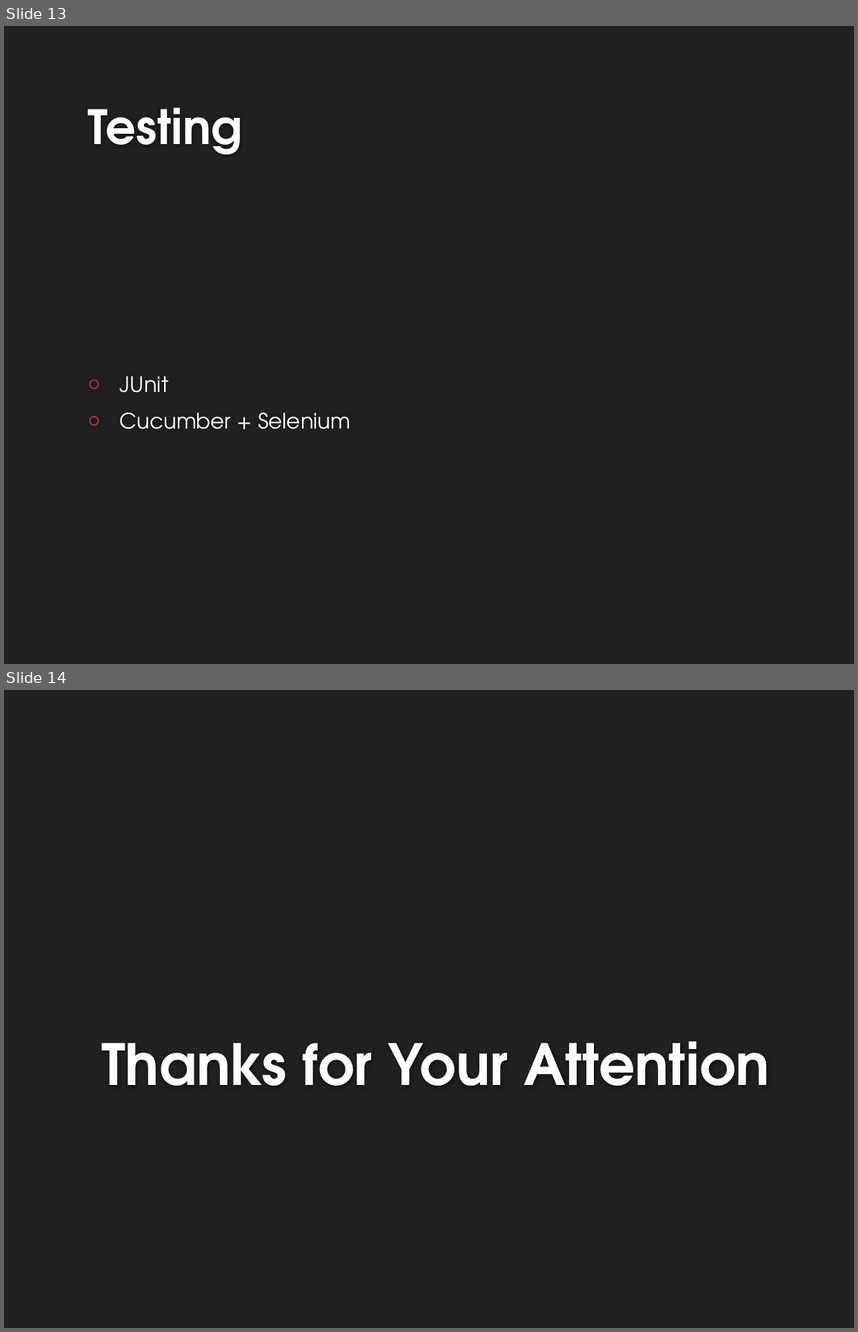
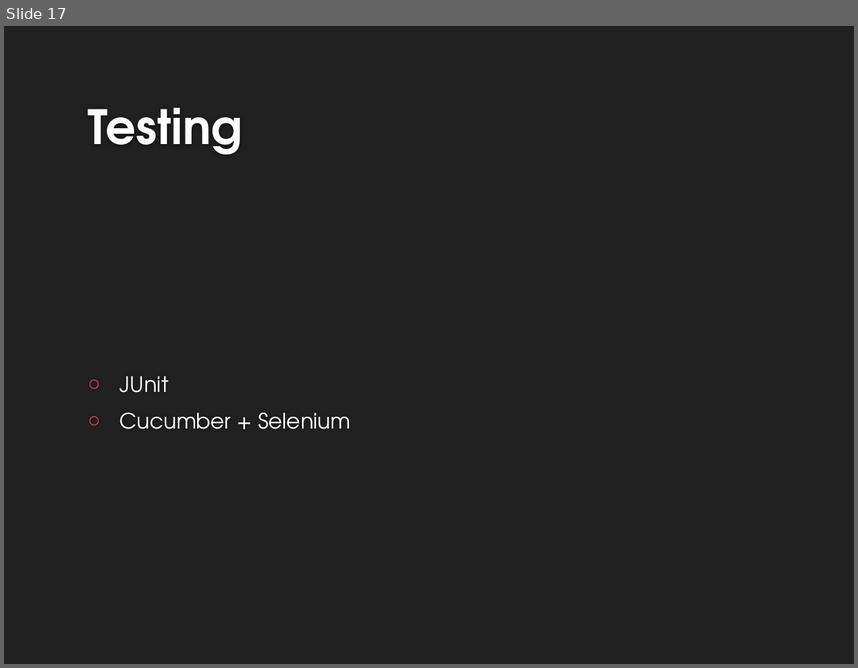
Before and after one commit to Kathamii/TINF15B4MCJI, a slide deck: docs/MidTermSE.pptx. Shown one above the other, each under a label of ours: slides 13 and 14 before the commit, slide 17 after it. The pictures are 858x1332 and 858x668 pixels, drawn with LibreOffice and Linux fonts; fonts in the diff are those of the drawing; background and template pictures are left out. Boxes give left, top, right and bottom in pixels: in the first picture for what was removed or moved away, otherwise in the second. Text is boxed around its words. In the diff, an @@ line names an element or a change of style, - is before the commit and + after.

```diff
--- a/docs/MidTermSE.pptx
+++ b/docs/MidTermSE.pptx
@@ slide 14 removed at bbox=[4, 690, 854, 1328], background #212121 @@
@@ title removed at bbox=[101, 1041, 770, 1085] @@
-Thanks for Your Attention
@@ what was slide 13 is now slide 17 @@
```
Also in this commit, not shown: 8 slides changed, 5 slides added, 1 other slide removed, 1 other file.
